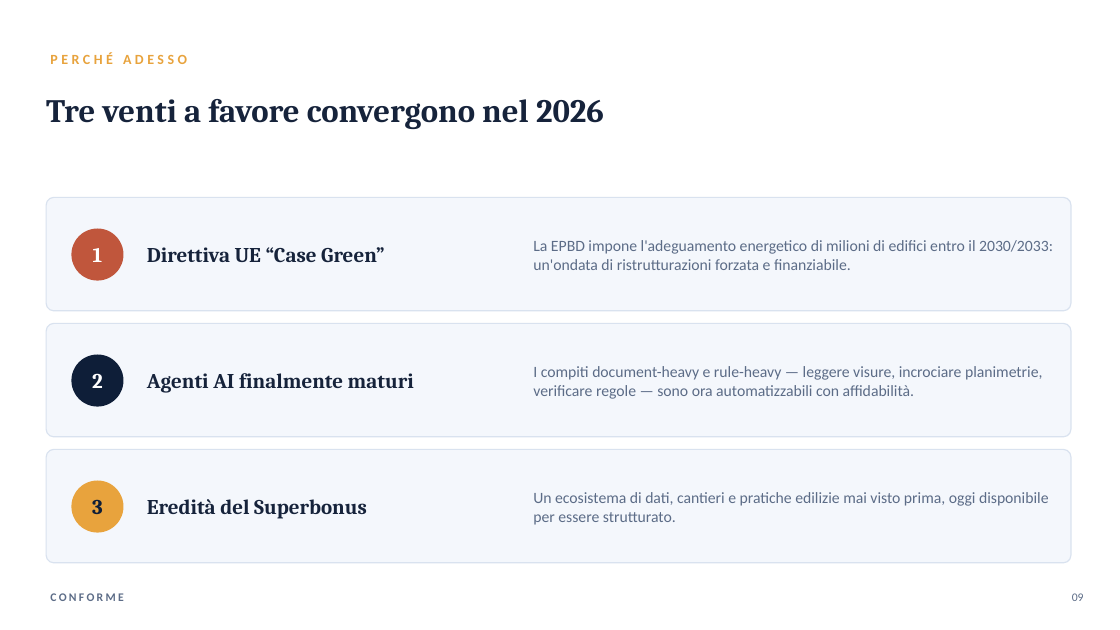
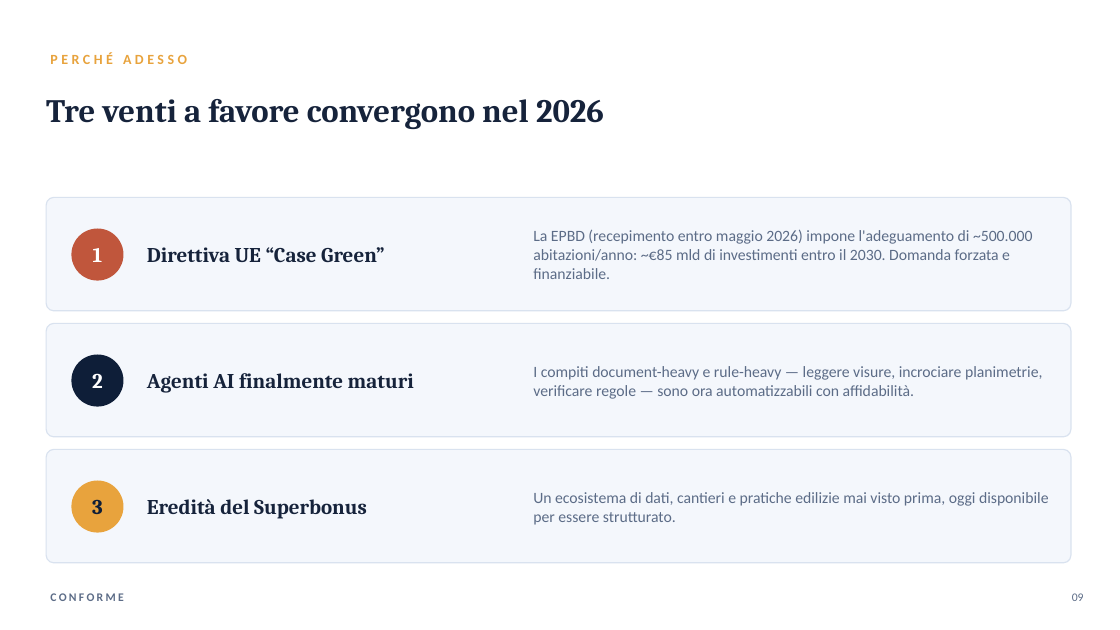
Before and after one commit to lucamartino-dev/Luca, a slide deck: slide 9 of proptech-deck/Conforme_Pitch.pptx. Drawn at 1120x630 pixels with LibreOffice and Linux fonts; fonts in the diff are those of the drawing. Boxes give left, top, right and bottom in pixels: in the first picture for what was removed or moved away, otherwise in the second. Text is boxed around its words. In the diff, an @@ line names an element or a change of style, - is before the commit and + after.

```diff
--- a/proptech-deck/Conforme_Pitch.pptx
+++ b/proptech-deck/Conforme_Pitch.pptx
@@ text at box(533, 230, 1032, 279): text changed @@
-La EPBD impone l'adeguamento energetico di milioni di edifici entro il 2030/2033: un'ondata di ristrutturazioni forzata e finanziabile.
+La EPBD (recepimento entro maggio 2026) impone l'adeguamento di ~500.000 abitazioni/anno: ~€85 mld di investimenti entro il 2030. Domanda forzata e finanziabile.
```
Also in this commit, not shown: 1 other slide changed, 1 slide added, 1 slide removed, 1 other file.
